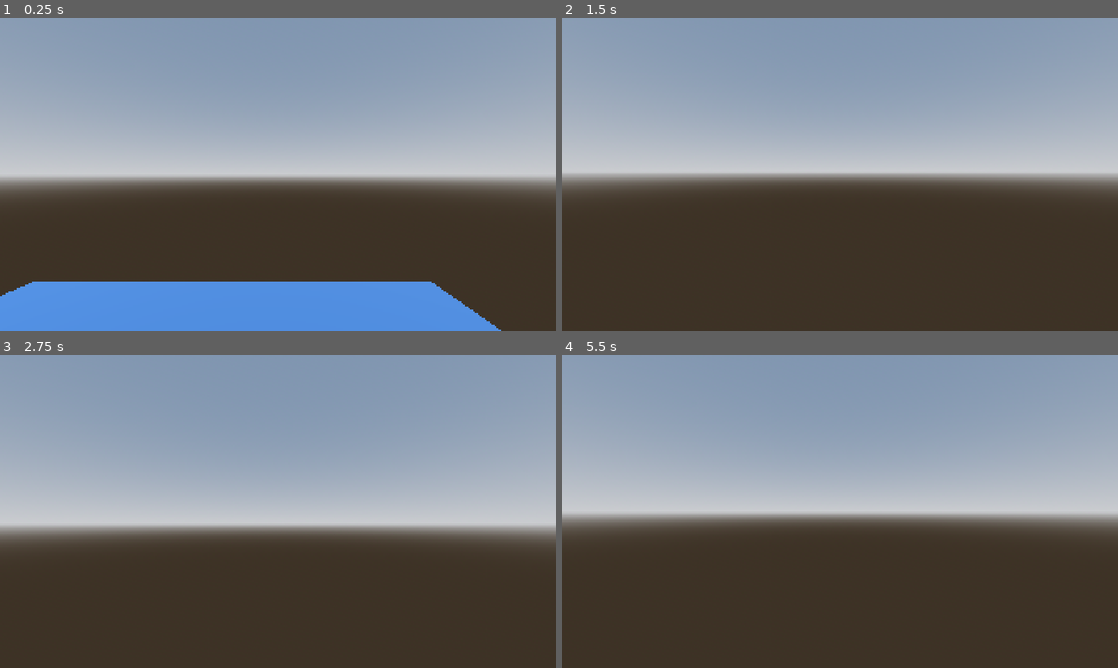
Above: before the commit, frames 1-4 (two rows, left to right).
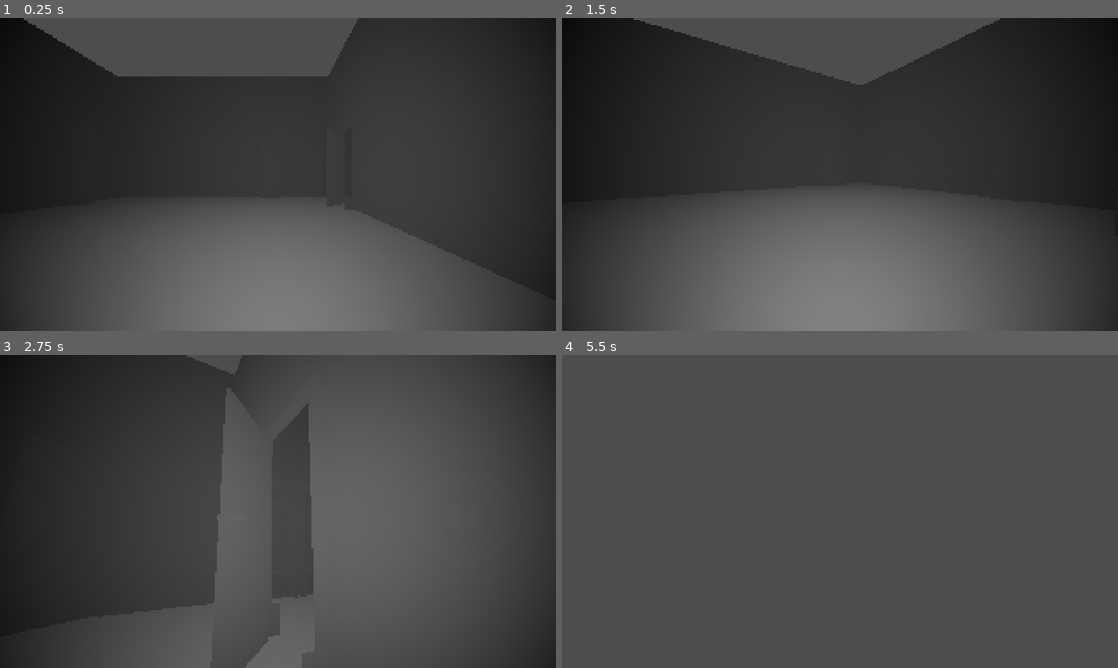
Above: after the commit, the same moments.

Repository: yuleedev/bandit-tails
Game: Godot game, scene res://Levels/main.tscn
Same seed, same stepped clock (60 frames per second), same inputs: the game is played once before the commit and once after it. Before the commit the project starts from res://controller.tscn.
Inputs (mouse positions are in pixels of both pictures, inside the frame that each line leads up to):
- Up to frame 1 (0.25 s): no input
- Up to frame 2 (1.5 s): tap Enter at 0.5 s; move the mouse to (867, 174) at 0.52 s; hold W (up) from 0.53 s (still down); move the mouse to (812, 174) at 1.27 s
- Up to frame 3 (2.75 s): keep holding W (up); move the mouse to (289, 505) at 2.02 s
- Up to frame 4 (5.5 s): keep holding W (up); move the mouse to (834, 517) at 2.77 s; move the mouse to (878, 514) at 3.52 s; tap Escape (escape, bound only after the commit) at 4.15 s; move the mouse to (795, 508) at 4.27 s; move the mouse to (845, 511) at 5.02 s

The runs differ from the first frame. In frame 1, 88% of the frame differs, in the area x 0-100%, y 0-100%; in frame 2, 90%; in frame 3, 87%; in frame 4, 97%.

Commit message:
Integrate movement controller

Diff:
--- a/Levels/main.tscn
+++ b/Levels/main.tscn
@@ -1,3 +1,33 @@
-[gd_scene format=3 uid="uid://rcpyya18rmci"]
+[gd_scene load_steps=5 format=3 uid="uid://rcpyya18rmci"]
+
+[ext_resource type="PackedScene" uid="uid://dc4q61lvp4s2e" path="res://Assets/Maps/test.glb" id="1_oj8hd"]
+[ext_resource type="Script" uid="uid://chuevkrc2nhgy" path="res://Scripts/Player/player.gd" id="2_gnif3"]
+
+[sub_resource type="CapsuleMesh" id="CapsuleMesh_oj8hd"]
+
+[sub_resource type="CapsuleShape3D" id="CapsuleShape3D_gnif3"]
 
 [node name="Main" type="Node3D"]
+
+[node name="Map" parent="." instance=ExtResource("1_oj8hd")]
+transform = Transform3D(1, 0, 0, 0, 1, 0, 0, 0, 1, -0.416889, 1.19209e-07, 1.07849)
+
+[node name="Player" type="CharacterBody3D" parent="."]
+script = ExtResource("2_gnif3")
+
+[node name="Pivot" type="Node3D" parent="Player"]
+transform = Transform3D(1, 0, 0, 0, 1, 0, 0, 0, 1, 0, 1.5, 0)
+
+[node name="Camera" type="Camera3D" parent="Player/Pivot"]
+
+[node name="Light" type="SpotLight3D" parent="Player/Pivot/Camera"]
+spot_range = 100.0
+spot_attenuation = 0.7
+spot_angle = 60.0
+
+[node name="Mesh" type="MeshInstance3D" parent="Player"]
+transform = Transform3D(1, 0, 0, 0, 1, 0, 0, 0, 1, 0, 1, 0)
+mesh = SubResource("CapsuleMesh_oj8hd")
+
+[node name="Collider" type="CollisionShape3D" parent="Player"]
+shape = SubResource("CapsuleShape3D_gnif3")
--- /dev/null
+++ b/Scripts/Data/options.gd
@@ -0,0 +1,7 @@
+extends Resource
+class_name Options
+
+## ================ [ FIELDS ] ================ ##
+
+@export_group("Camera")
+@export_range(0, 1) var MOUSE_SENSITIVITY: float = 0.01
--- /dev/null
+++ b/Scripts/Player/player.gd
@@ -0,0 +1,31 @@
+extends CharacterBody3D
+
+## ================ [ FIELDS ] ================ ##
+
+@onready var pivot: Node3D = $Pivot
+@onready var camera: Camera3D = $Pivot/Camera
+@onready var light: SpotLight3D = $Pivot/Light
+
+@export var MOVE_SPEED: float = 5
+
+var input_dir: Vector2
+var move_dir: Vector3
+
+## ================ [ GODOT ] ================ ##
+
+func _unhandled_input(event):
+	if event is InputEventMouseMotion and Input.mouse_mode == Input.MOUSE_MODE_CAPTURED:
+		pivot.rotation.y -= event.relative.x * GM.options.MOUSE_SENSITIVITY
+		camera.rotation.x -= event.relative.y * GM.options.MOUSE_SENSITIVITY
+		camera.rotation.x = clamp(camera.rotation.x, -PI/2, PI/3)
+
+func _process(delta: float) -> void:
+	input_dir = Input.get_vector("left", "right", "up", "down")
+	move_dir = (
+		pivot.transform.basis * Math.to_3d(input_dir)
+	).normalized()
+
+	velocity = move_dir * MOVE_SPEED
+
+func _physics_process(delta: float) -> void:
+	move_and_slide()
--- a/Scripts/gm.gd
+++ b/Scripts/gm.gd
@@ -1 +1,29 @@
 extends Node
+
+## ================ [ FIELDS ] ================ ##
+
+@export var options: Options = Options.new()
+
+var mouse_captured: bool = false
+
+## ================ [ METHODS ] ================ ##
+
+func capture_mouse() -> void:
+	Input.mouse_mode = Input.MOUSE_MODE_CAPTURED
+	mouse_captured = true
+
+func release_mouse() -> void:
+	Input.mouse_mode = Input.MOUSE_MODE_VISIBLE
+	mouse_captured = false
+
+## ================ [ GODOT ] ================ ##
+
+func _ready() -> void:
+	capture_mouse()
+
+func _input(event: InputEvent) -> void:
+	if event.is_action("escape") and event.is_pressed():
+		if mouse_captured:
+			release_mouse()
+		else:
+			capture_mouse()
--- /dev/null
+++ b/Scripts/math.gd
@@ -0,0 +1,6 @@
+extends Node
+
+## ================ [ VECTOR ] ================ ##
+
+func to_3d(vec: Vector2) -> Vector3:
+	return Vector3(vec.x, 0, vec.y)
--- a/Scripts/player.gd
+++ /dev/null
@@ -1,32 +0,0 @@
-extends CharacterBody3D
-
-const SPEED = 4.5
-const SENSITIVITY = 0.003
-
-@onready var head: Node3D = $Head
-@onready var camera = $Head/Camera3D
-
-func _ready():
-	Input.set_mouse_mode(Input.MOUSE_MODE_CAPTURED)
-
-func _unhandled_input(event):
-	if event is InputEventMouseMotion:
-		head.rotate_y(-event.relative.x * SENSITIVITY)
-		camera.rotate_x(-event.relative.y * SENSITIVITY)
-		camera.rotation.x = clamp(camera.rotation.x, deg_to_rad(-45), deg_to_rad(60))
-
-func _physics_process(delta: float) -> void:
-	if not is_on_floor():
-		velocity += get_gravity() * delta
-
-	var input_dir := Input.get_vector("left", "right", "up", "down")
-	var direction := (head.transform.basis * Vector3(input_dir.x, 0, input_dir.y)).normalized()
-
-	if direction:
-		velocity.x = direction.x * SPEED
-		velocity.z = direction.z * SPEED
-	else:
-		velocity.x = move_toward(velocity.x, 0, SPEED)
-		velocity.z = move_toward(velocity.z, 0, SPEED)
-
-	move_and_slide()
--- a/controller.tscn
+++ /dev/null
@@ -1,54 +0,0 @@
-[gd_scene load_steps=8 format=3 uid="uid://hvdt1pp2qm7m"]
-
-[ext_resource type="Script" uid="uid://chuevkrc2nhgy" path="res://Scripts/player.gd" id="1_jldtq"]
-
-[sub_resource type="ProceduralSkyMaterial" id="ProceduralSkyMaterial_fj7yv"]
-sky_horizon_color = Color(0.662243, 0.671743, 0.686743, 1)
-ground_horizon_color = Color(0.662243, 0.671743, 0.686743, 1)
-
-[sub_resource type="Sky" id="Sky_tlwt5"]
-sky_material = SubResource("ProceduralSkyMaterial_fj7yv")
-
-[sub_resource type="Environment" id="Environment_aqk2v"]
-background_mode = 2
-sky = SubResource("Sky_tlwt5")
-tonemap_mode = 2
-
-[sub_resource type="CapsuleMesh" id="CapsuleMesh_036b0"]
-
-[sub_resource type="CapsuleShape3D" id="CapsuleShape3D_dwbse"]
-
-[sub_resource type="StandardMaterial3D" id="StandardMaterial3D_f3sb7"]
-albedo_color = Color(0.143981, 0.27077, 0.40633, 1)
-
-[node name="Controller" type="Node3D"]
-
-[node name="DirectionalLight3D" type="DirectionalLight3D" parent="."]
-transform = Transform3D(-0.866025, -0.433013, 0.25, 0, 0.5, 0.866025, -0.5, 0.75, -0.433013, 0, 0, 0)
-shadow_enabled = true
-
-[node name="WorldEnvironment" type="WorldEnvironment" parent="."]
-environment = SubResource("Environment_aqk2v")
-
-[node name="Player" type="CharacterBody3D" parent="."]
-script = ExtResource("1_jldtq")
-
-[node name="Head" type="Node3D" parent="Player"]
-
-[node name="Camera3D" type="Camera3D" parent="Player/Head"]
-transform = Transform3D(1, 0, 0, 0, 1, 0, 0, 0, 1, 0, 1.35679, -0.200443)
-
-[node name="MeshInstance3D" type="MeshInstance3D" parent="Player"]
-transform = Transform3D(1, 0, 0, 0, 1, 0, 0, 0, 1, 0, 0.809009, 0)
-mesh = SubResource("CapsuleMesh_036b0")
-skeleton = NodePath("../Head/Camera3D")
-
-[node name="CollisionShape3D" type="CollisionShape3D" parent="Player"]
-transform = Transform3D(1, 0, 0, 0, 1, 0, 0, 0, 1, 0, 0.809009, 0)
-shape = SubResource("CapsuleShape3D_dwbse")
-
-[node name="Ground" type="CSGBox3D" parent="."]
-transform = Transform3D(1, 0, 0, 0, 1, 0, 0, 0, 1, -0.666229, -0.209492, -0.113281)
-use_collision = true
-size = Vector3(5.76288, 0.0541992, 6.11133)
-material = SubResource("StandardMaterial3D_f3sb7")
--- a/project.godot
+++ b/project.godot
@@ -11,13 +11,14 @@
 [application]
 
 config/name="placeholder"
-run/main_scene="res://controller.tscn"
+run/main_scene="uid://rcpyya18rmci"
 config/features=PackedStringArray("4.4", "GL Compatibility")
 config/icon="res://icon.svg"
 
 [autoload]
 
 GM="*res://Scripts/gm.gd"
+Math="*res://Scripts/math.gd"
 
 [display]
 
@@ -61,6 +62,11 @@
 "events": [Object(InputEventKey,"resource_local_to_scene":false,"resource_name":"","device":-1,"window_id":0,"alt_press …(192 unchanged characters)…
 ]
 }
+escape={
+"deadzone": 0.2,
+"events": [Object(InputEventKey,"resource_local_to_scene":false,"resource_name":"","device":-1,"window_id":0,"alt_pressed":false,"shift_pressed":false,"ctrl_pressed":false,"meta_pressed":false,"pressed":false,"keycode":0,"physical_keycode":4194305,"key_label":0,"unicode":0,"location":0,"echo":false,"script":null)
+]
+}
 
 [rendering]
 
Renamed: Levels/cosmos2.glb -> Assets/Maps/test.glb
Not shown, added: Assets/Maps/test.glb.import
Not shown, added: Scripts/Data/options.gd.uid
Renamed: Scripts/player.gd.uid -> Scripts/Player/player.gd.uid
Not shown, added: Scripts/math.gd.uid
